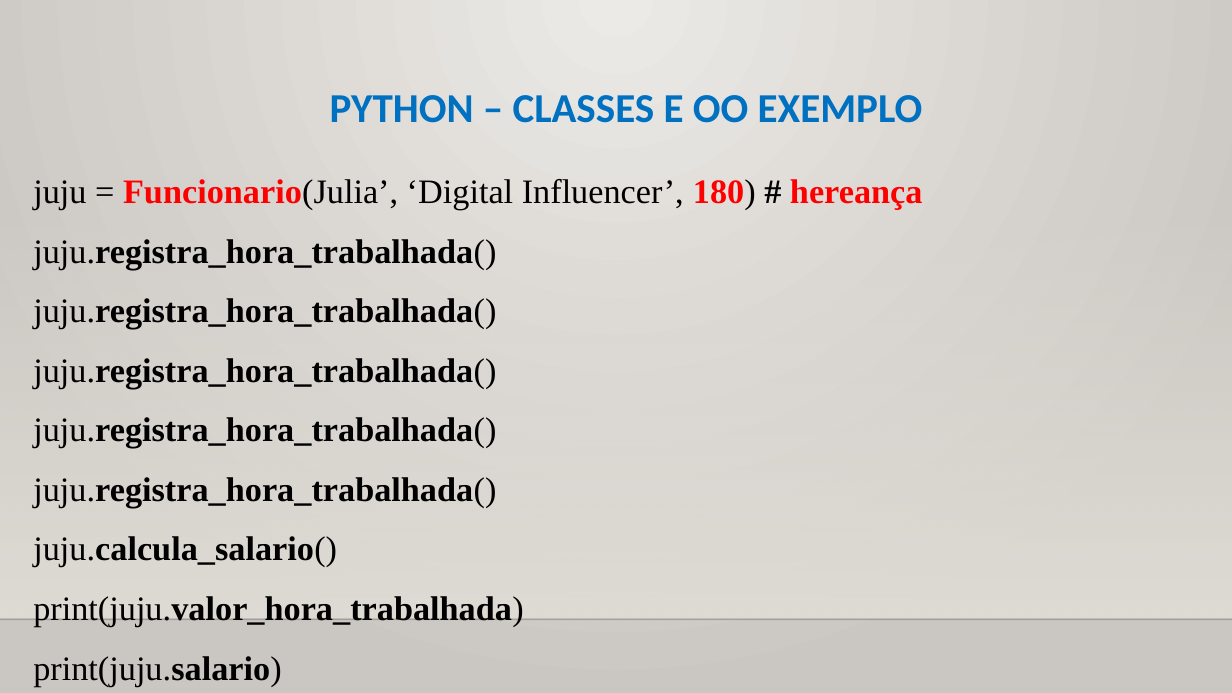
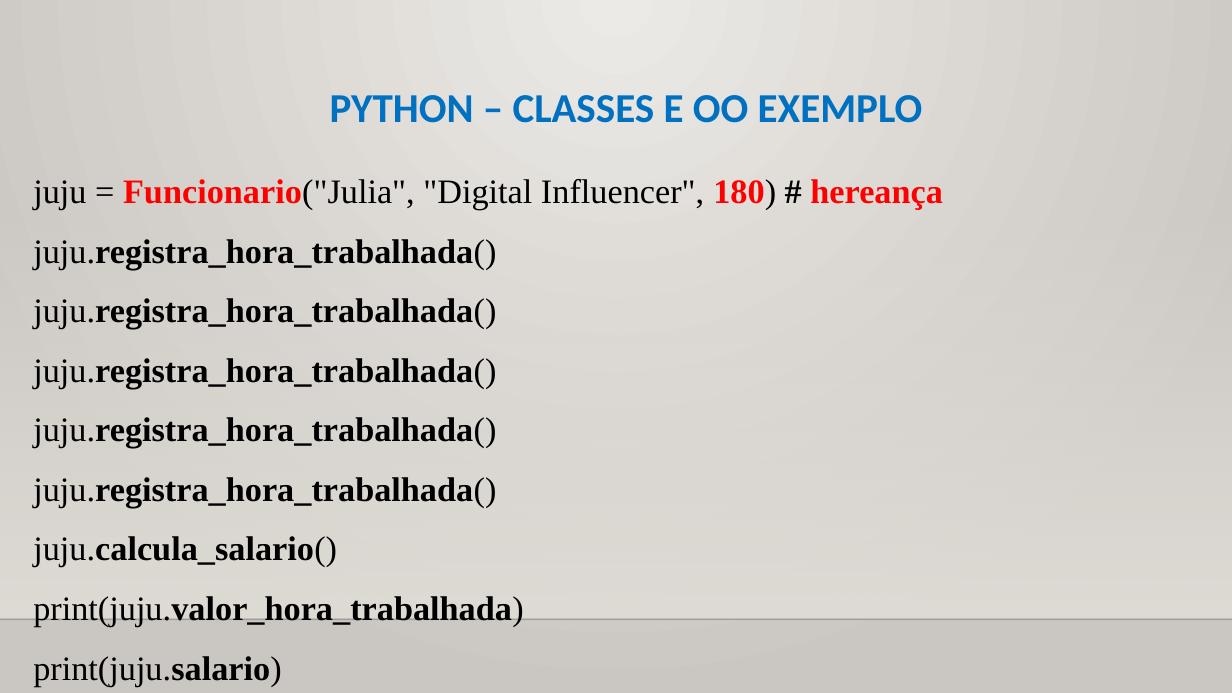
Before and after one commit to CloudEducationBrazil/WydenUniRuyPythonRAD, a slide deck: slide 23 of 01 Classes/Aula 11 RAD Python - Classes - Orientação a Objetos.pptx. Drawn at 1232x693 pixels with LibreOffice and Linux fonts; fonts in the diff are those of the drawing; background and template pictures are left out. Boxes give left, top, right and bottom in pixels: in the first picture for what was removed or moved away, otherwise in the second. Text is boxed around its words. In the diff, an @@ line names an element or a change of style, - is before the commit and + after.

```diff
--- a/01 Classes/Aula 11 RAD Python - Classes - Orientação a Objetos.pptx
+++ b/01 Classes/Aula 11 RAD Python - Classes - Orientação a Objetos.pptx
@@ text at (x1=33, y1=179, x2=943, y2=210): text changed @@
-juju = Funcionario(Julia’, ‘Digital Influencer’, 180) # hereança
+juju = Funcionario("Julia", "Digital Influencer", 180) # hereança
```
Also in this commit, not shown: 6 other slides changed.
